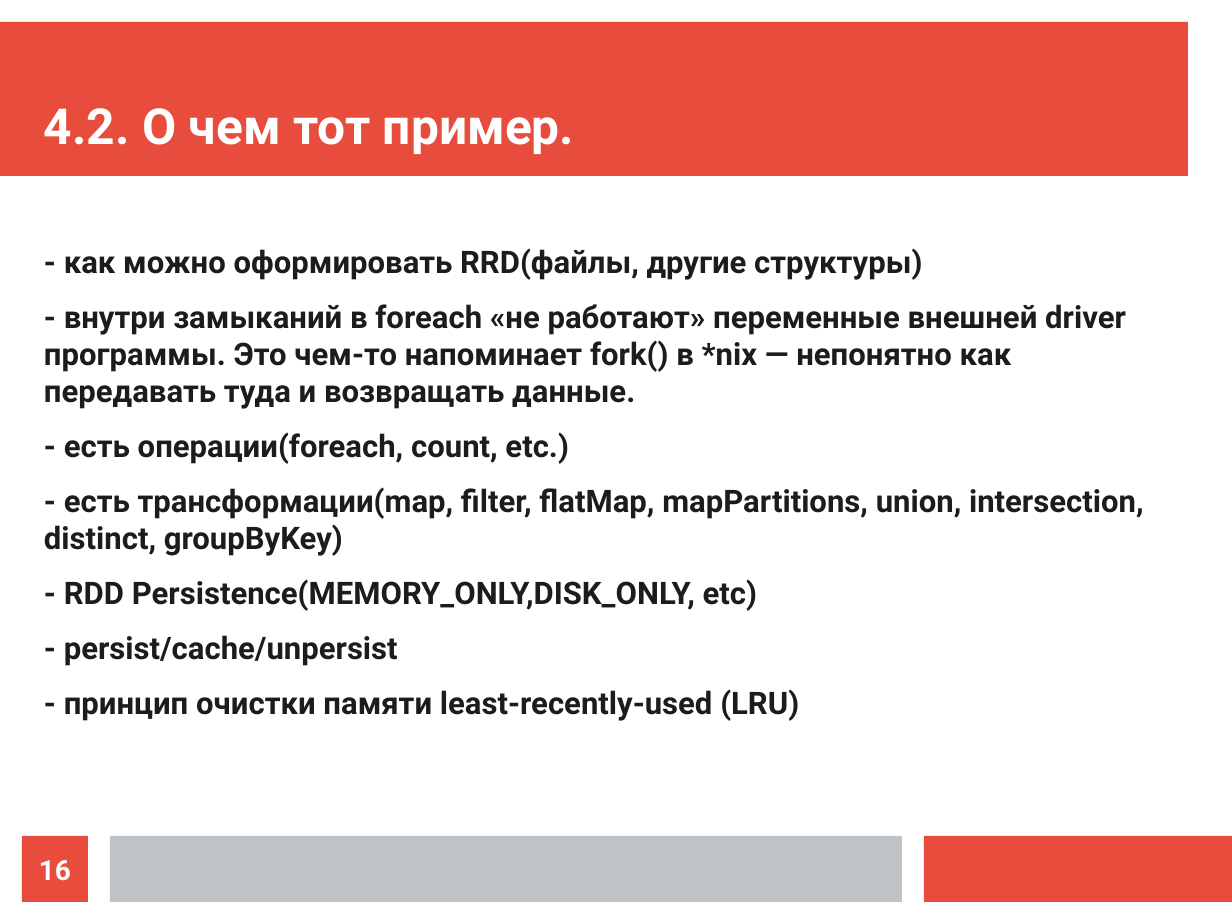
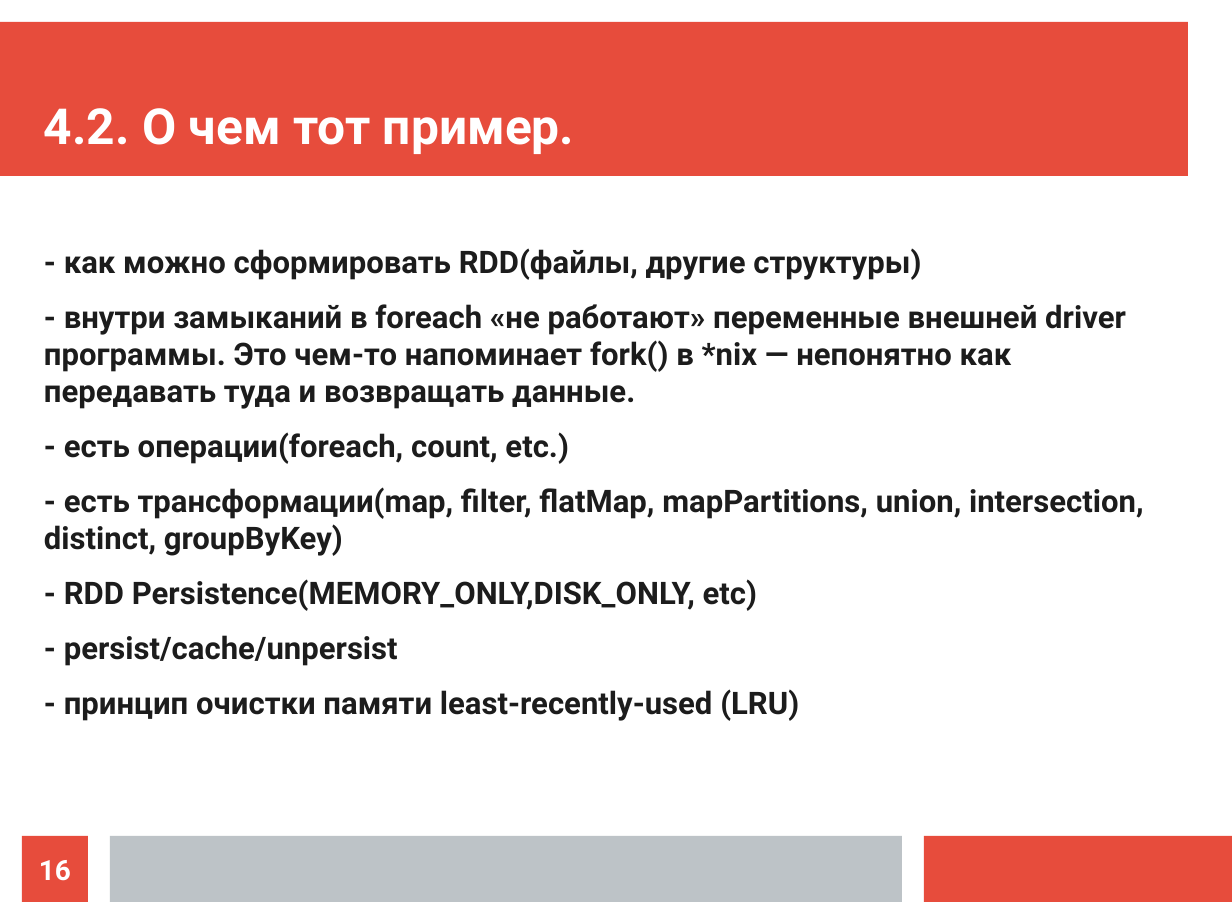
Before and after one commit to ilya1st/spark-samples, a slide deck: slide 16 of report_plan/report.odp. Drawn at 1232x924 pixels with LibreOffice and Linux fonts; fonts in the diff are those of the drawing. Boxes give left, top, right and bottom in pixels: in the first picture for what was removed or moved away, otherwise in the second. Text is boxed around its words. In the diff, an @@ line names an element or a change of style, - is before the commit and + after.

```diff
--- a/report_plan/report.odp
+++ b/report_plan/report.odp
@@ text at (64, 248, 921, 280): text changed @@
-- как можно оформировать RRD(файлы, другие структуры)
+- как можно cформировать RDD(файлы, другие структуры)
```
Also in this commit, not shown: 7 other slides changed, 3 other files.
